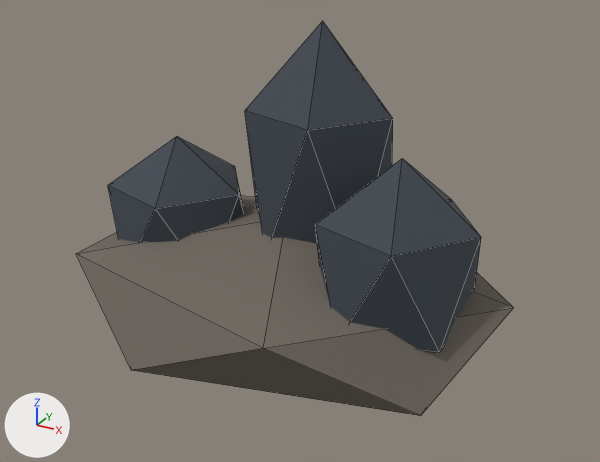
Before and after pictures for a commit that changed the glTF model public/models/res_coal.glb.
Both versions are drawn from a 50 mm lens placed at (0.205, -0.357, 0.242), pointed at (0.01, -0.004, 0.066). The axes (+X, +Y, +Z) are drawn at lower left. The lights are the same throughout. The first picture is the older version. Mesh edges are drawn as thin lines. Vertices at exactly the same position are counted once.

The scene before the commit, as lines of its bpy script (objects in view):
```python
me_icosphere_190 = bpy.data.meshes.new('Icosphere.190')
me_icosphere_190.from_pydata(...)  # 48 vertices, 80 faces; spans x -0.125..0.125, y -0.089..0.089, z 0.0..0.171
# faces by material slot: [20, 60]
me_icosphere_190.materials.append(mat_rock_dark)  # dark grey #6e665e
me_icosphere_190.materials.append(mat_coal)  # greyish blue #3c444c
ob_res_coal = bpy.data.objects.new('res_coal', me_icosphere_190)
ob_res_coal.location = (0.0, 0.0, 0.0)
```
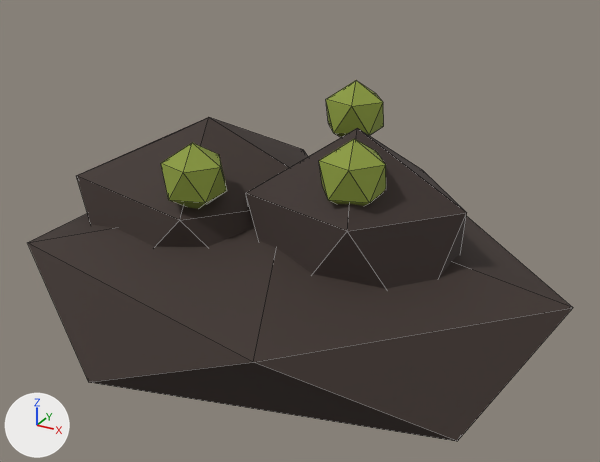
The change, as a diff of the scene's bpy script:
```diff
--- a/public/models/res_coal.glb.py
+++ b/public/models/res_coal.glb.py
@@ mat_ink @@
+mat_ink = principled_material('ink')
+mat_ink.base_color = (0.0409, 0.0262, 0.0222)  # brown #392d29
+mat_ink.roughness = 0.82
@@ mat_basalt @@
+mat_basalt = principled_material('basalt')
+mat_basalt.base_color = (0.0437, 0.0284, 0.0232)  # brown #3b2f2a
+mat_basalt.roughness = 0.82
@@ mat_lichen @@
+mat_lichen = principled_material('lichen')
+mat_lichen.base_color = (0.254, 0.323, 0.0437)  # green #8a9a3b
+mat_lichen.roughness = 0.82
@@ me_icosphere_190 @@
 # used by ob_res_coal; location = (0.0, 0.0, 0.0)
-me_icosphere_190.from_pydata(...)  # 48 vertices, 80 faces; spans x -0.125..0.125, y -0.089..0.089, z 0.0..0.171
-me_icosphere_190.materials.append(mat_rock_dark)  # dark grey #6e665e
+me_icosphere_190.from_pydata(...)  # 72 vertices, 120 faces; spans x -0.152..0.152, y -0.111..0.111, z 0.0..0.138
+# me_icosphere_190 part 1: a new loose piece, an icosphere of 20 faces spanning x -0.018..0.098, y -0.047..0.047, z 0.005..0.125, in mat_ink (brown #392d29)
+# me_icosphere_190 part 2: a new loose piece, an icosphere of 20 faces spanning x -0.046..-0.014, y -0.055..-0.025, z 0.082..0.118, in mat_lichen (green #8a9a3b)
+# me_icosphere_190 part 3: a new loose piece, an icosphere of 20 faces spanning x 0.034..0.066, y -0.04..-0.01, z 0.092..0.128, in mat_lichen (green #8a9a3b)
+# me_icosphere_190 part 4: a new loose piece, an icosphere of 20 faces spanning x 0.004..0.036, y 0.025..0.055, z 0.102..0.138, in mat_lichen (green #8a9a3b)
+# me_icosphere_190 part 5: the loose piece of 12 vertices spanning x -0.03..0.05, y -0.018..0.058, z 0.009..0.171 is deleted
+# me_icosphere_190 part 6: the loose piece of 12 vertices spanning x -0.11..-0.03, y -0.038..0.038, z 0.005..0.104 is deleted
+# me_icosphere_190 part 7: the loose piece of 12 vertices spanning x 0.03..0.11, y -0.053..0.023, z 0.006..0.119 is deleted
+# me_icosphere_190 part 8
+# 11 vertices are removed from x -0.125..0.125, y -0.089..0.089, z 0.012..0.07
+# 20 faces are deleted
+# 23 vertices are added at x -0.152..0.152, y -0.111..0.111, z 0.0..0.115
+# 20 new faces join them, mat_basalt (brown #3b2f2a)
+# 20 new faces join them, mat_coal (brown #3b2f2a)
 me_icosphere_190.materials.append(mat_coal)
+me_icosphere_190.materials.append(mat_basalt)  # brown #3b2f2a
+me_icosphere_190.materials.append(mat_ink)  # brown #392d29
+me_icosphere_190.materials.append(mat_lichen)  # green #8a9a3b
```

Pixel boxes [x1, y1, x2, y2] of what changed, in the pictures (600 x 462 px):
'res_coal', reshaped (25% wider, 9% shorter)
    before: [76, 21, 514, 416]
    after: [27, 80, 573, 441]
part 1 of me_icosphere_190, added
    after: [246, 128, 467, 289]
part 2 of me_icosphere_190, added (green)
    after: [161, 143, 227, 209]
part 3 of me_icosphere_190, added (green)
    after: [319, 139, 386, 206]
part 4 of me_icosphere_190, added (green)
    after: [326, 80, 384, 137]
part 5 of me_icosphere_190, deleted
    before: [245, 21, 393, 243]
part 6 of me_icosphere_190, deleted
    before: [108, 136, 244, 243]
part 7 of me_icosphere_190, deleted
    before: [315, 159, 481, 353]
part 8 of me_icosphere_190, built on
    before: [76, 195, 514, 416]
    after: [27, 117, 573, 441]
